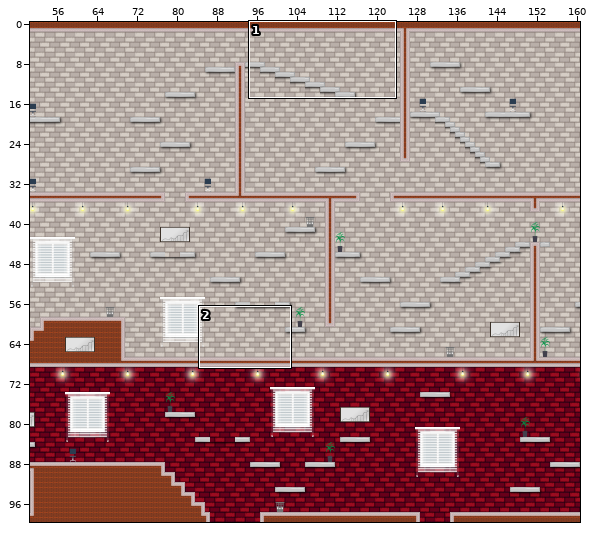
Tiled map, stored at tilemap.tmx. Above, an overview of the earlier version with the close-up marked.
Close-up. First the earlier version:
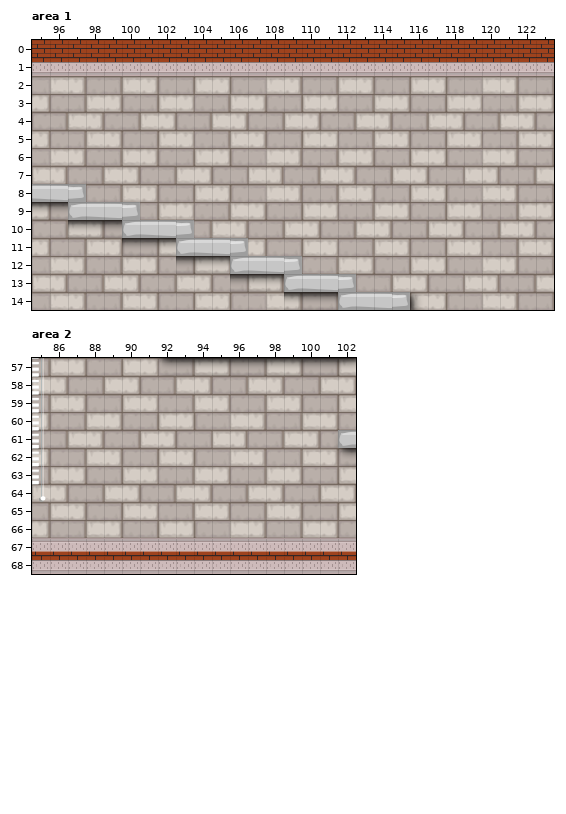
Cells are 20x20 px. Shown: area 1 x 95..123, y 0..14; area 2 x 85..102, y 57..68. The commit also changed other parts of the map, which this record leaves out.
After the commit:
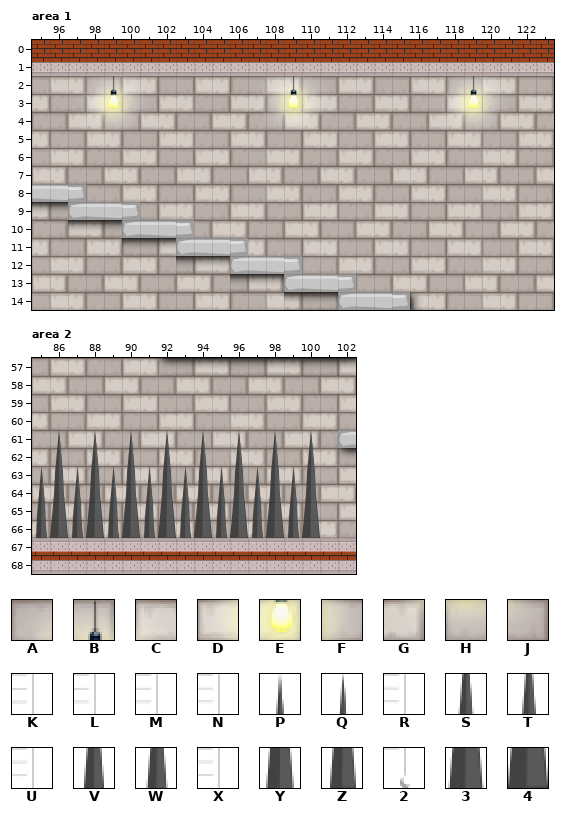
Key: from "Карта": A 248, B 249, C 250, D 261, E 262, F 263, G 274, H 275, J 276, K 346, L 359, M 372, N 385, P 386, Q 387, R 398, S 399, T 400, U 411, V 412, W 413, X 424, Y 425, Z 426, 2 437, 3 438, 4 451.
_ is an empty cell, . an unchanged one.
See-through tiles are keyed as they look on the map.
The edit:
--- layer "other", area 1
@@ x 98..120 @@
- 2 ___.......___.......___
- 3 ___.......___.......___
- 4 ___.......___.......___
+ 2 ABC.......ABC.......ABC
+ 3 DEF.......DEF.......DEF
+ 4 GHJ.......GHJ.......GHJ
--- layer "other", area 2
@@ x 85..100 @@
-57 K...............
-58 L...............
-59 M...............
-60 N...............
-61 R_._._._._._._._
-62 U_._._._._._._._
-63 X_______________
-64 2_______________
-65 ________________
-66 ________________
+57 _...............
+58 _...............
+59 _...............
+60 _...............
+61 _P.P.P.P.P.P.P.P
+62 _S.S.S.S.S.S.S.S
+63 QVQVQVQVQVQVQVQV
+64 TYTYTYTYTYTYTYTY
+65 W3W3W3W3W3W3W3W3
+66 Z4Z4Z4Z4Z4Z4Z4Z4
Pixel boxes of the changes (left, top, right, bottom) in both close-ups:
added: (86, 76, 140, 130)
added: (266, 76, 320, 130)
added: (446, 76, 500, 130)
changed: (32, 358, 320, 538)
